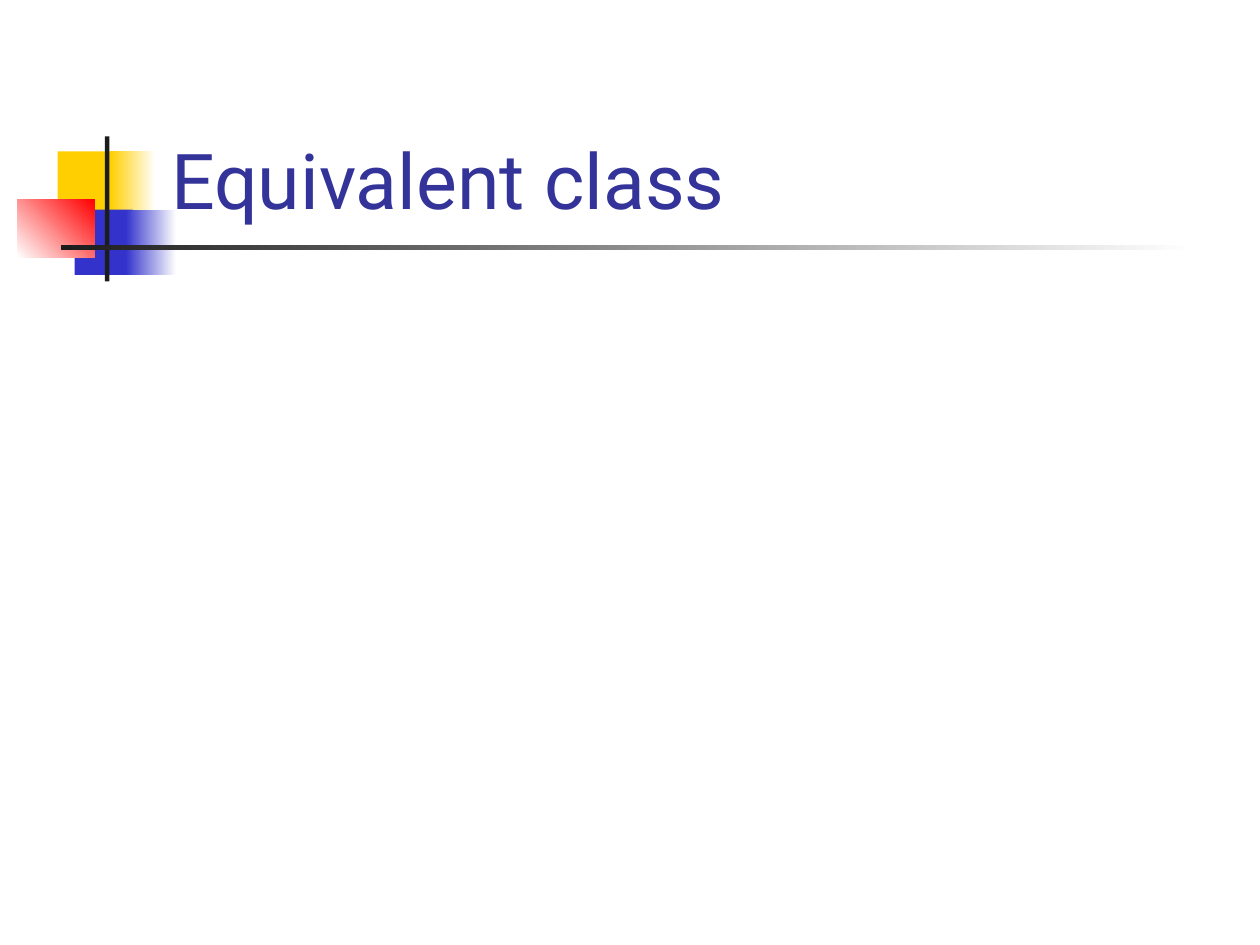
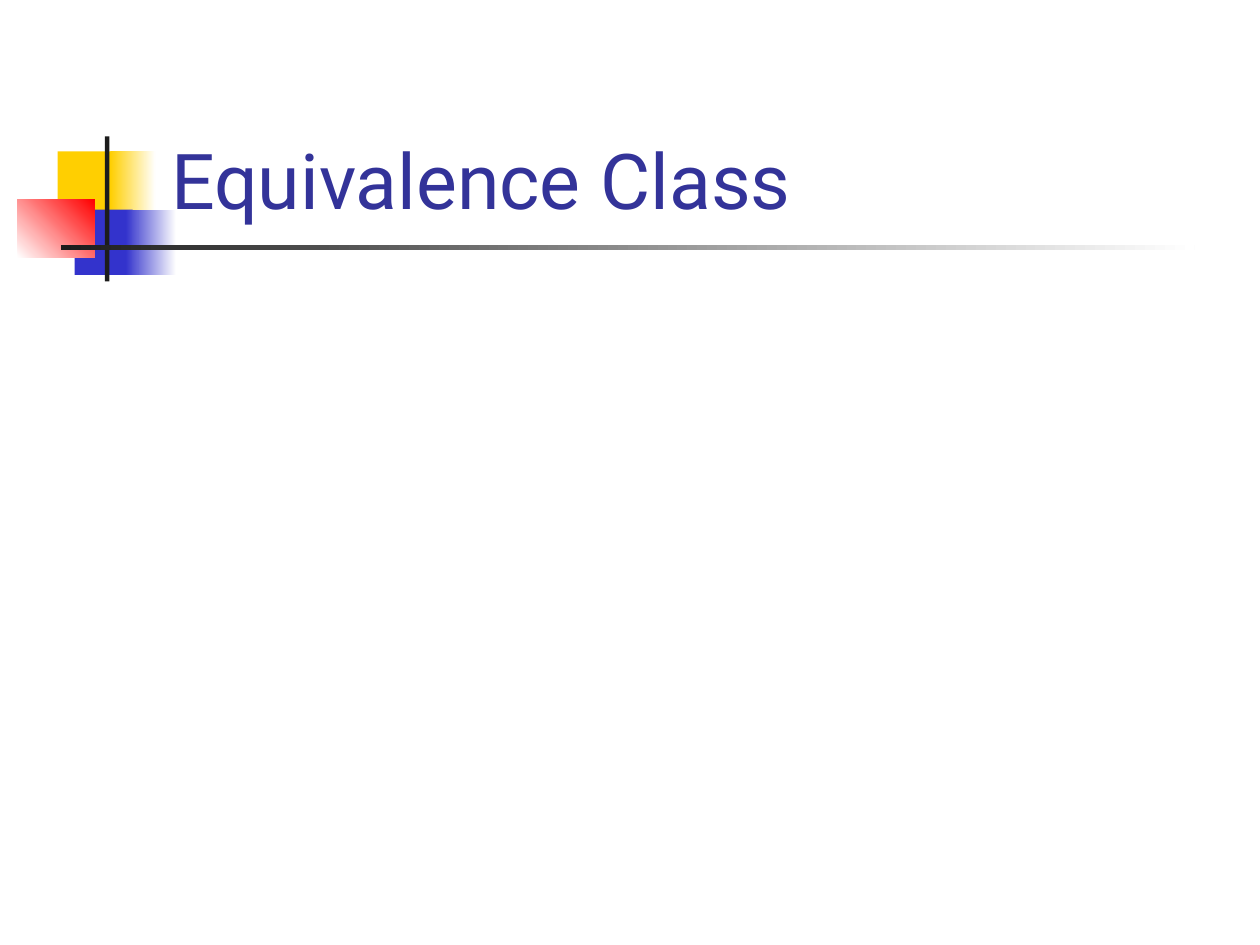
Before and after one commit to csslab-ustc/csslab-ustc.github.io, a slide deck: slide 17 of courses/theory/slides/lec02-math-foundation.pptx. Drawn at 1260x945 pixels with LibreOffice and Linux fonts; fonts in the diff are those of the drawing; grey boxes stand for pictures. Boxes give left, top, right and bottom in pixels: in the first picture for what was removed or moved away, otherwise in the second. Text is boxed around its words. In the diff, an @@ line names an element or a change of style, - is before the commit and + after.

```diff
--- a/courses/theory/slides/lec02-math-foundation.pptx
+++ b/courses/theory/slides/lec02-math-foundation.pptx
@@ title at bbox=[171, 151, 790, 225]: text changed @@
-Equivalent class
+Equivalence Class
```
Also in this commit, not shown: 7 other slides changed, 19 slides added, 7 slides removed, 5 other files.
